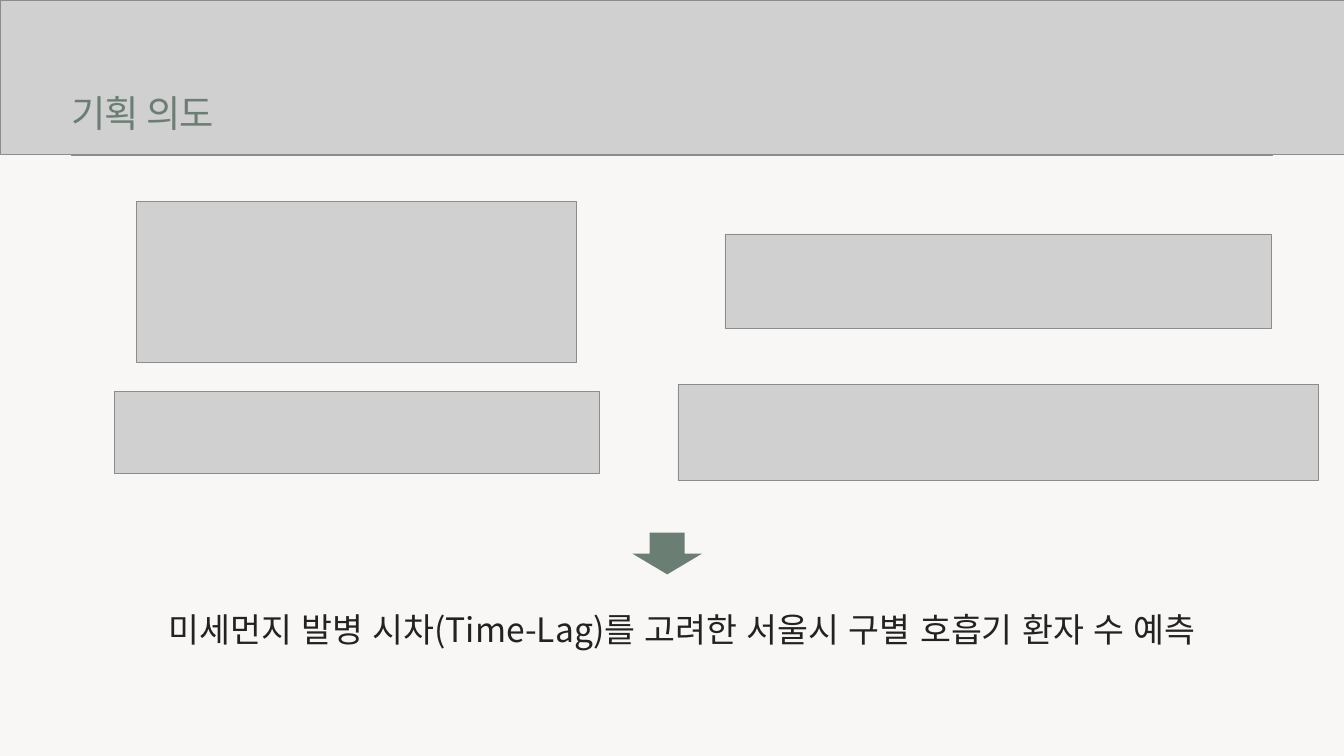
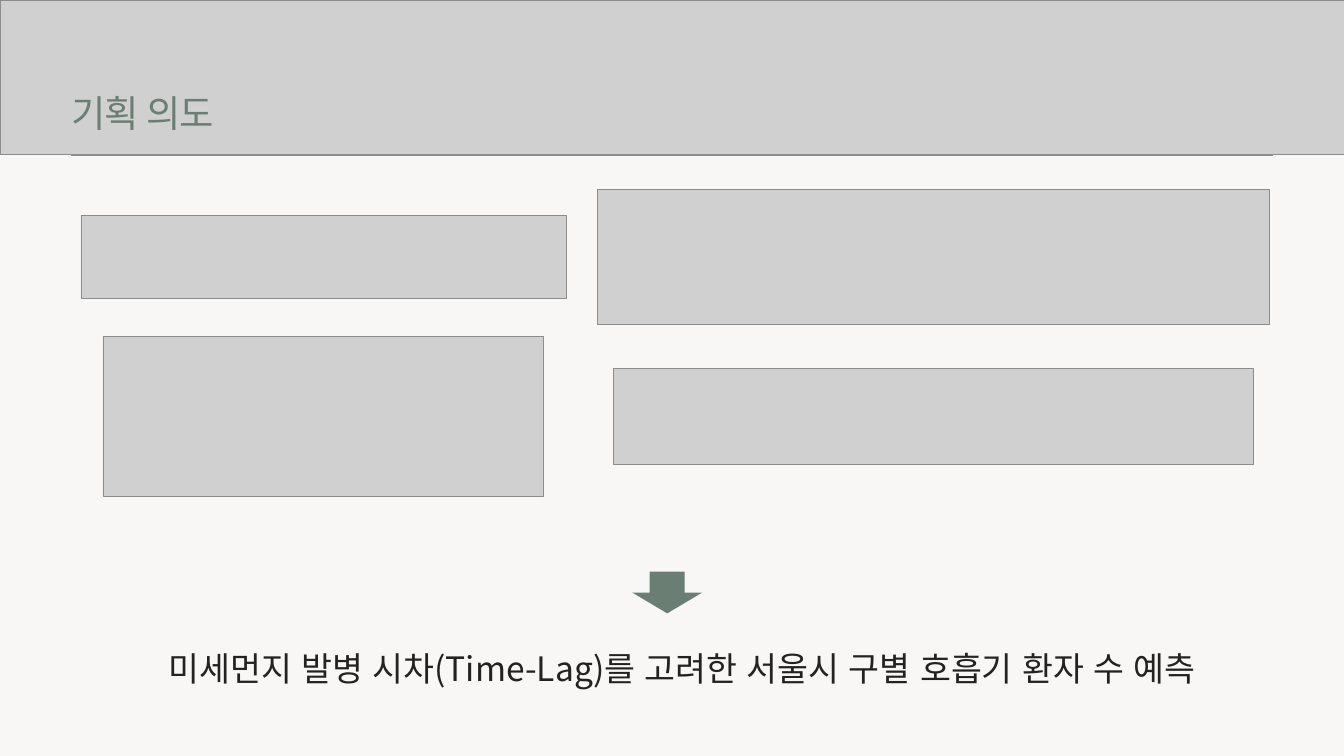
Before and after one commit to ahnjh97/JeongHyunAhn-AI-Project, a slide deck: slide 3 of 1차 Project(Flask,머신러닝)/1. 기획서.pptx (slide 2 before the commit). Drawn at 1344x756 pixels with LibreOffice and Linux fonts; fonts in the diff are those of the drawing; grey boxes stand for pictures. Boxes give left, top, right and bottom in pixels: in the first picture for what was removed or moved away, otherwise in the second. Text is boxed around its words. In the diff, an @@ line names an element or a change of style, - is before the commit and + after.

```diff
--- a/1차 Project(Flask,머신러닝)/1. 기획서.pptx
+++ b/1차 Project(Flask,머신러닝)/1. 기획서.pptx
@@ picture removed at [136, 201, 577, 361] @@
@@ picture: place and size @@
-picture at [725, 234, 1270, 329]
+picture at [597, 189, 1269, 325]
@@ picture added at [81, 215, 565, 298] @@
@@ picture added at [103, 337, 543, 497] @@
@@ picture: place and size @@
-picture at [678, 385, 1318, 480]
+picture at [613, 368, 1253, 465]
@@ picture removed at [114, 391, 599, 474] @@
@@ down arrow: place and size @@
-down arrow at [632, 533, 702, 574]
+down arrow at [632, 571, 702, 613]
@@ text "미세먼지 발병 시차(Time-Lag)를 고려한 서울시 ...": place and size @@
-text "미세먼지 발병 시차(Time-Lag)를 고려한 서울시 ..." at [168, 613, 1196, 651]
+text "미세먼지 발병 시차(Time-Lag)를 고려한 서울시 ..." at [168, 652, 1196, 690]
```
Also in this commit, not shown: 1 other slide changed, 3 slides added, 2 slides removed.
